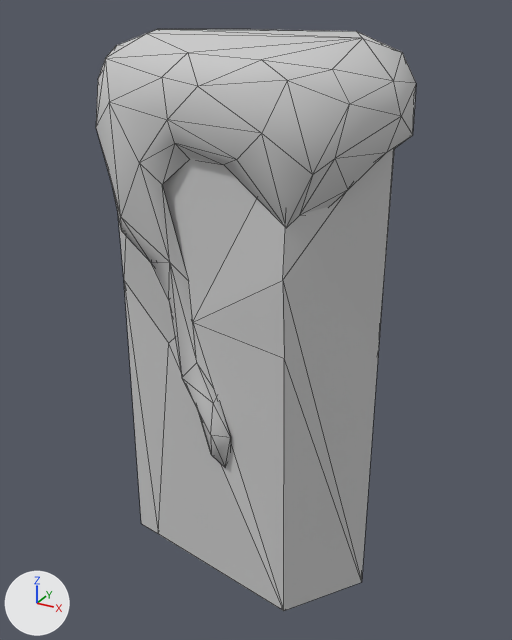
Before and after pictures for a commit that changed the FBX model Assets/Res/Bundle/Downtown/snowfield_ground/Iceroad09.FBX.
One viewpoint serves both versions: a 50 mm lens placed at (12.4, -22.7, 0.7), pointed at (0.0, -0.1, -10.6). The lights are fixed; the arrows at lower left show +X, +Y and +Z. Mesh edges are drawn as thin lines. Where no turn or scale is listed for an object, it has been applied to the vertices. Vertices at the same position are counted once.

The first picture shows 'Iceroad09_1', 'Iceroad09_2'.
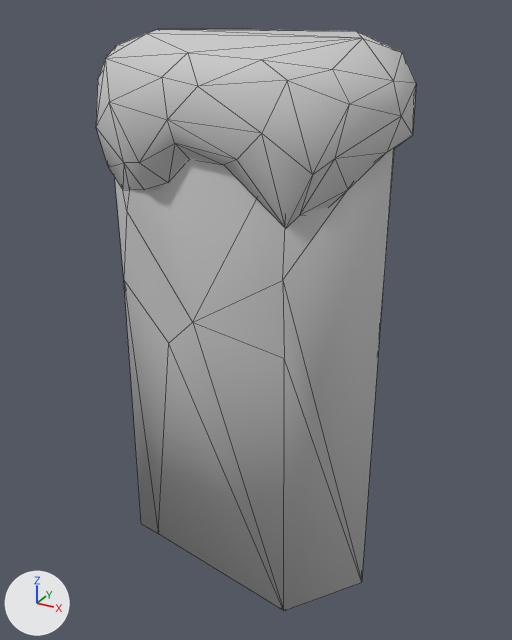
What changed in the scene script:
```text
Change me_mesh:
    where me_mesh.from_pydata(...)  # 49 vertices, 78 faces; spans x -5.3..5.3, y -3.8..3.8, z -21.2..-0.9
    used by ob_iceroad09_2; location = (0.0, 0.0, 0.0)
    me_mesh part 1: its shading normals changed
Change me_mesh_001:
    used by ob_iceroad09_1; location = (0.0, 0.0, 0.0)
    remove me_mesh_001.from_pydata(...)  # 92 vertices, 153 faces; spans x -5.5..5.6, y -4.0..4.0, z -15.4..0.0
    add me_mesh_001.from_pydata(...)  # 75 vertices, 127 faces; spans x -5.5..5.6, y -4.0..4.0, z -5.5..0.0
    me_mesh_001 part 2
    20 vertices are removed from x -3.8..0.6, y -3.8..-2.5, z -15.4..-4.8
    32 faces are deleted
    2 vertices move from x -4.0..-3.3, y -3.9..-2.6, z -5.9..-5.2 to x -3.8..-3.3, y -3.5..-3.0, z -5.2..-4.1
    3 vertices are added at (-2.0, -2.7, -4.8), (-3.0, -2.9, -5.2), (-3.5, -3.1, -5.2)
    6 new faces join them
```

Changed parts and their boxes (x1, y1, x2, y2) in the pictures (512 x 640 px):
'Iceroad09_1', reshaped (54% shorter)
    before: (96, 29, 416, 467)
    after: (96, 29, 416, 228)
part 2 of me_mesh_001, cut back
    before: (96, 102, 231, 467)
    after: (96, 102, 187, 190)
